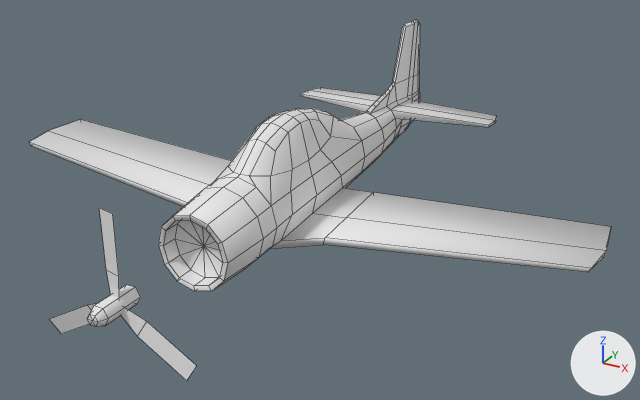
An edit to the Blender file LowPolyAeroplane.blend, drawn before and after from the same camera.
The view is the same before and after, from a 50 mm camera at (5.27, -8.64, 4.33) aimed at (0.34, 0.32, -0.15). The lights are fixed; the arrows at lower right show +X, +Y and +Z. Mesh edges are drawn as thin lines. Materials are left out; every surface is plain grey.
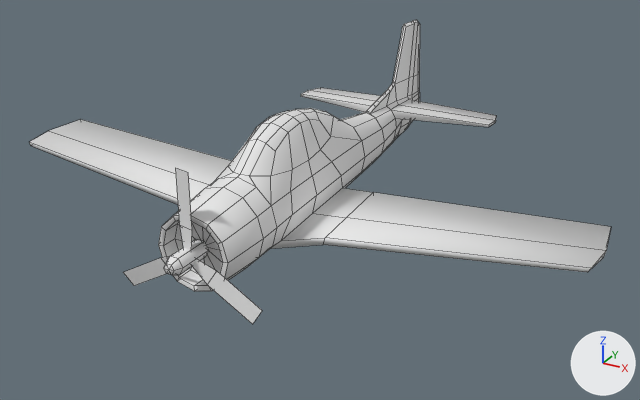
What differs and where, as boxes (x1, y1, x2, y2) in the pictures (640 x 400 px; the box of a moved part takes in the faces that stretch with it):
'Cylinder.001', reshaped (16% shorter): before (29, 20, 611, 381); after (29, 20, 611, 324)
part 1 of me_cylinder, moved or reshaped: before (87, 285, 140, 327); after (164, 239, 209, 275)
part 2 of me_cylinder, moved or reshaped: before (99, 208, 119, 298); after (176, 168, 192, 250)
part 3 of me_cylinder, moved or reshaped: before (121, 308, 197, 381); after (192, 259, 262, 324)
part 4 of me_cylinder, moved or reshaped: before (49, 304, 96, 334); after (123, 256, 170, 286)

Patch to the scene script:
```diff
--- a/LowPolyAeroplane.blend.py
+++ b/LowPolyAeroplane.blend.py
@@ me_cylinder @@
 me_cylinder.from_pydata(...)  # 339 vertices, 330 faces; spans x -31.4..30.3, y -17.1..18.9, z -57.0..13.0
 # used by ob_cylinder_001; location = (0.0, -2.009, 0.0); rotation_euler = (1.571, 0.524, 0.0), in degrees (90, 30, 0); scale = (0.11, 0.11, 0.11)
+# me_cylinder part 1: the loose piece of 19 vertices spanning x -0.9..0.9, y -1.0..1.0, z 7.9..13.0 is moved by (0.0, 0.0, -10.4)
+# me_cylinder part 2: the loose piece of 6 vertices spanning x -5.3..0.2, y 0.0..8.2, z 9.8..10.2 is moved by (0.0, 0.0, -10.4)
+# me_cylinder part 3: the loose piece of 6 vertices spanning x 0.3..9.0, y -0.9..0.9, z 9.8..10.2 is moved by (0.0, 0.0, -10.4)
+# me_cylinder part 4: the loose piece of 6 vertices spanning x -5.3..0.2, y -8.2..0.0, z 9.8..10.2 is moved by (0.0, 0.0, -10.4)
```
